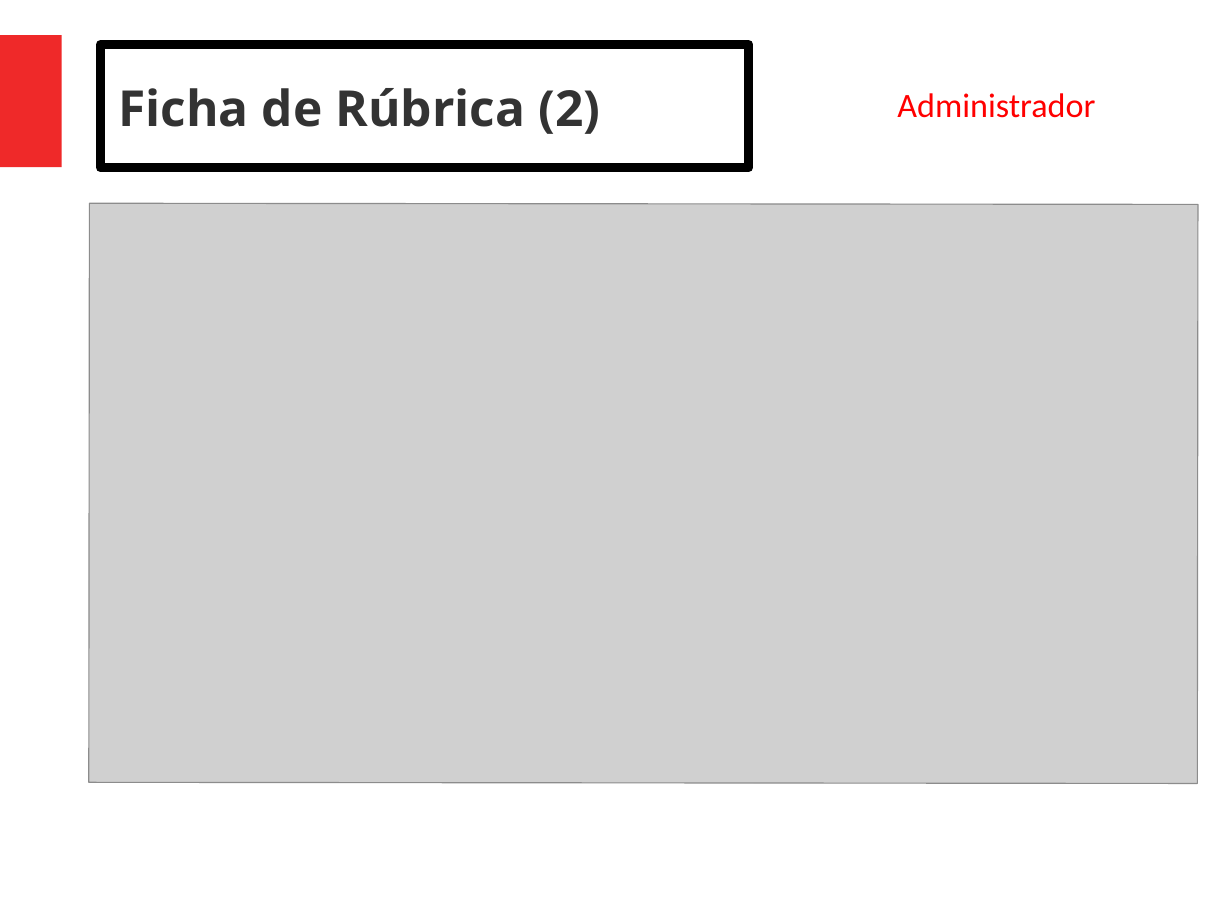
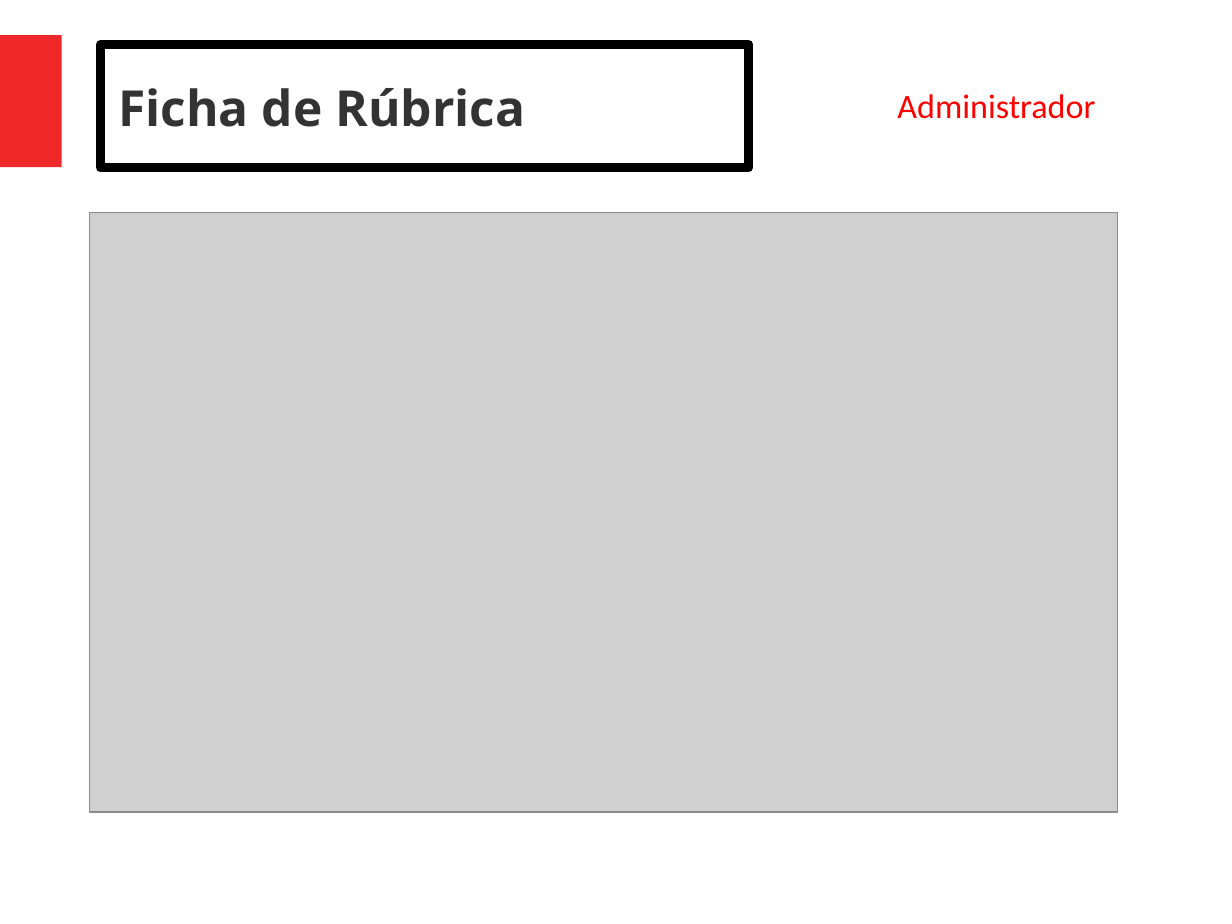
Before and after one commit to DCC-CC4401/2019-1-Grupo-13, a slide deck: slide 3 of presentaciones/presentacion-tarea2/presentacion.pptx (slide 4 before the commit). Drawn at 1232x924 pixels with LibreOffice and Linux fonts; fonts in the diff are those of the drawing; grey boxes stand for pictures. Boxes give left, top, right and bottom in pixels: in the first picture for what was removed or moved away, otherwise in the second. Text is boxed around its words. In the diff, an @@ line names an element or a change of style, - is before the commit and + after.

Commit message:
screenshots y presentacion tarea2

```diff
--- a/presentaciones/presentacion-tarea2/presentacion.pptx
+++ b/presentaciones/presentacion-tarea2/presentacion.pptx
@@ text in rectangle at [118, 88, 525, 127]: text changed @@
-Ficha de Rúbrica (2)
+Ficha de Rúbrica
@@ picture: place and size @@
-picture at [89, 203, 1199, 784]
+picture at [89, 212, 1118, 813]
```
Also in this commit, not shown: 9 other slides changed, 1 slide removed, 24 other files.
